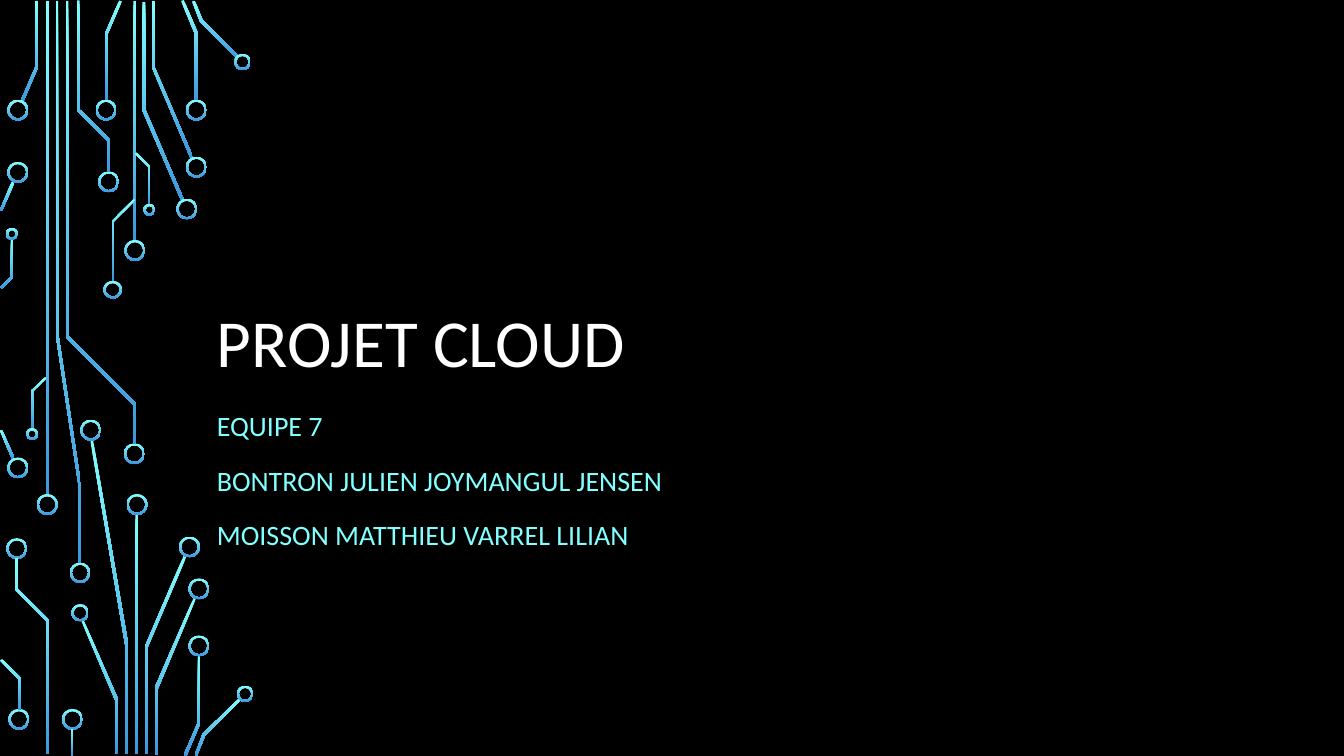
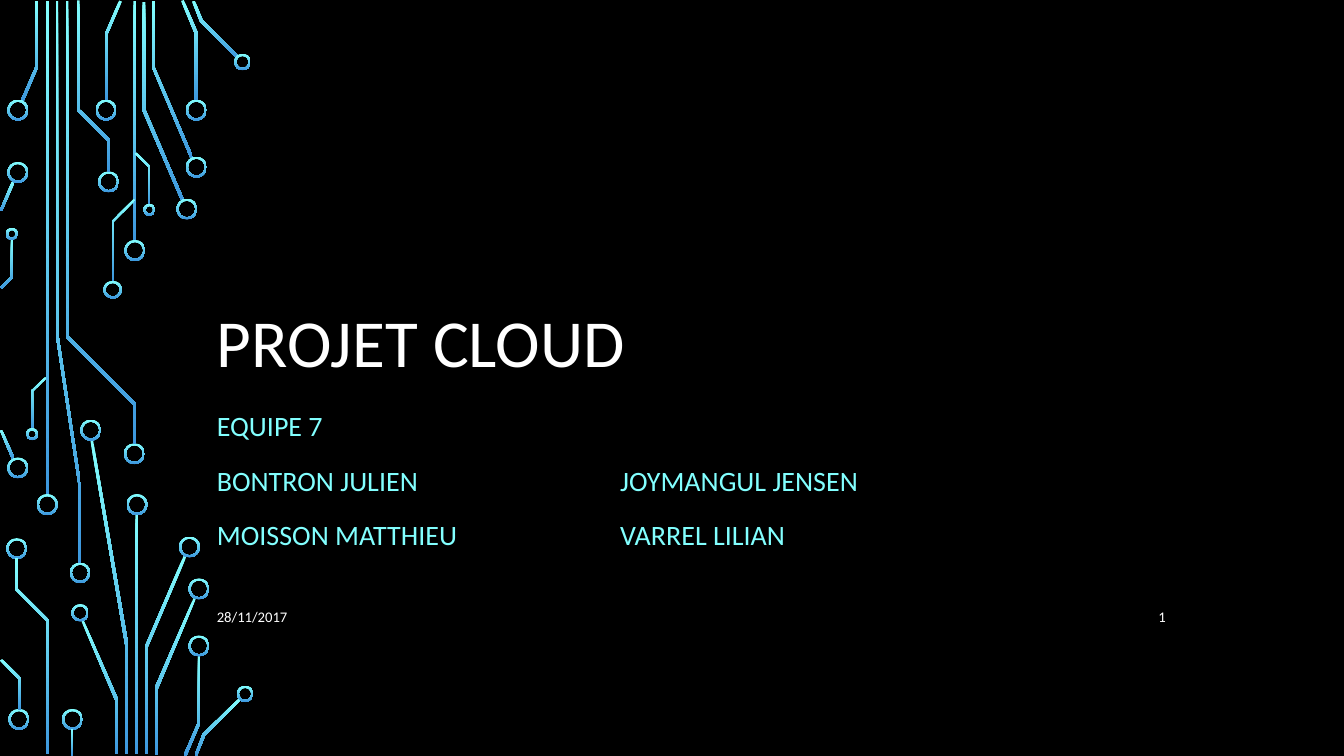
Before and after one commit to Julienbtn/cloud-project-equipe-7, a slide deck: slide 1 of Presentation Cloud.pptx. Drawn at 1344x756 pixels with LibreOffice and Linux fonts; fonts in the diff are those of the drawing; background and template pictures are left out. Boxes give left, top, right and bottom in pixels: in the first picture for what was removed or moved away, otherwise in the second. Text is boxed around its words. In the diff, an @@ line names an element or a change of style, - is before the commit and + after.

```diff
--- a/Presentation Cloud.pptx
+++ b/Presentation Cloud.pptx
@@ subtitle "EQUIPE 7" rewrapped from bbox=[217, 417, 662, 546] to bbox=[217, 417, 858, 546] @@
@@ text added at bbox=[217, 612, 287, 623], 10.5 pt, text #FFFFFF @@
+28/11/2017
@@ page number added at bbox=[1158, 612, 1165, 622], 10.5 pt, text #FFFFFF @@
+1
```
Also in this commit, not shown: 3 other slides changed, 9 slides added, 4 slides removed, 2 other files.
